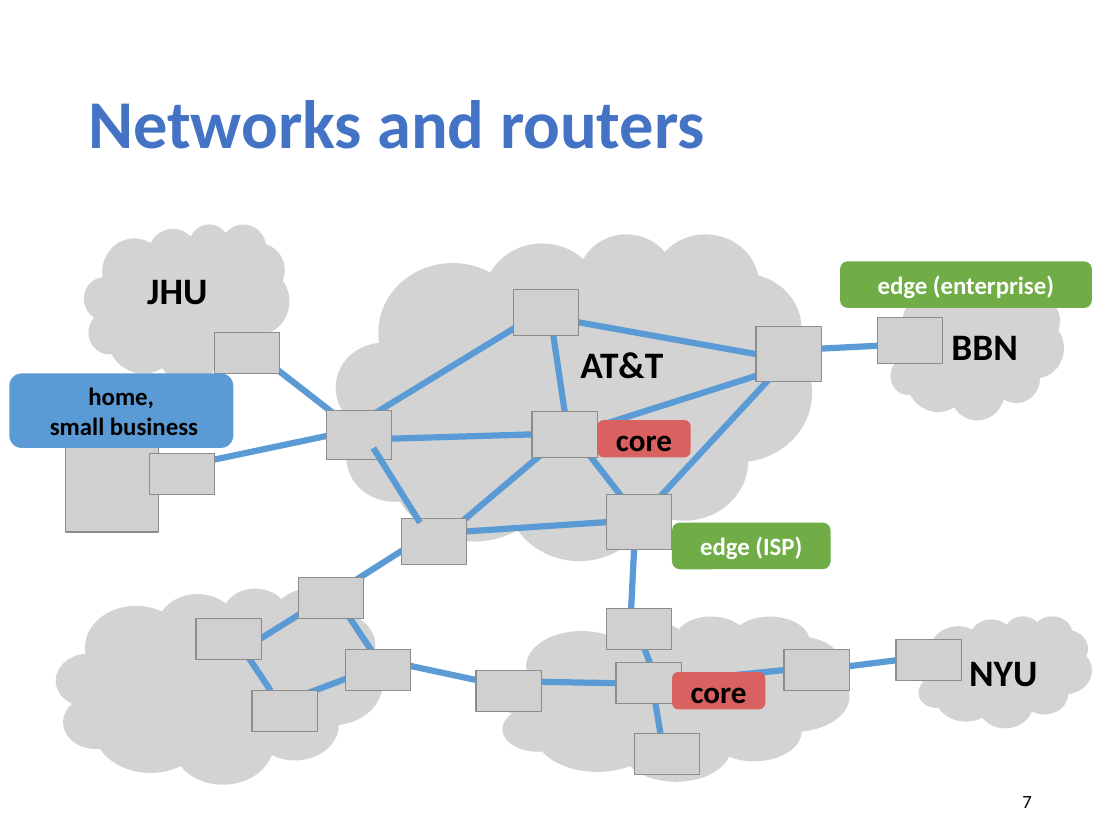
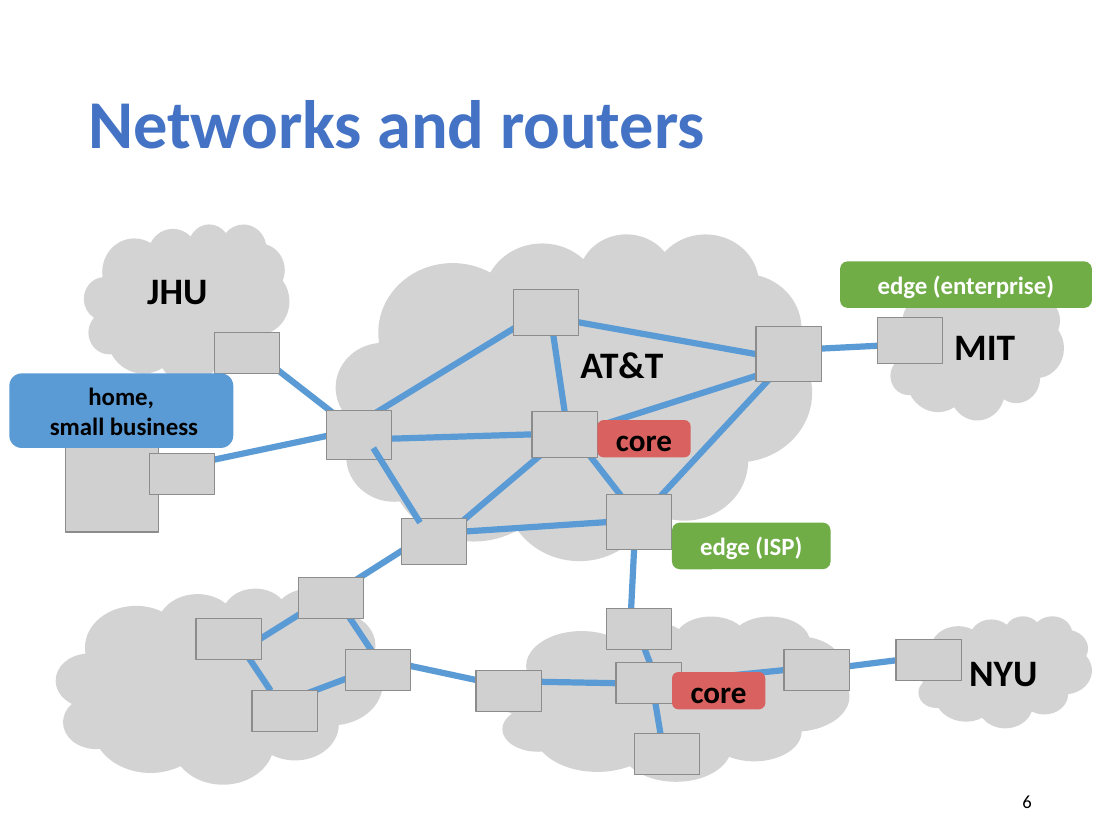
Before and after one commit to xinjin/course-net, a slide deck: slide 6 of slides/lec11_ip_router.pptx (slide 7 before the commit). Drawn at 1120x840 pixels with LibreOffice and Linux fonts; fonts in the diff are those of the drawing; grey boxes stand for pictures. Boxes give left, top, right and bottom in pixels: in the first picture for what was removed or moved away, otherwise in the second. Text is boxed around its words. In the diff, an @@ line names an element or a change of style, - is before the commit and + after.

```diff
--- a/slides/lec11_ip_router.pptx
+++ b/slides/lec11_ip_router.pptx
@@ text at [954, 335, 1015, 360]: text changed @@
-BBN
+MIT
@@ page number at [1022, 795, 1031, 808]: text changed @@
-7
+6
```
Also in this commit, not shown: 3 other slides changed, 2 slides added, 2 slides removed, 1 other file.
